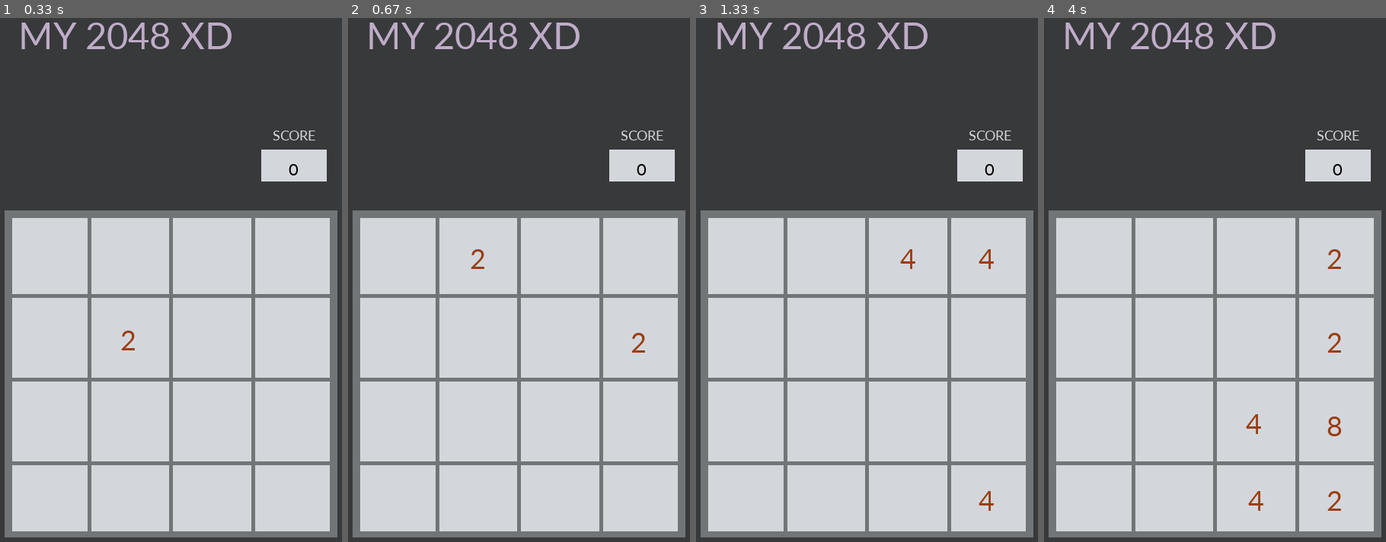
Above: before the commit, frames 1-4 (left to right).
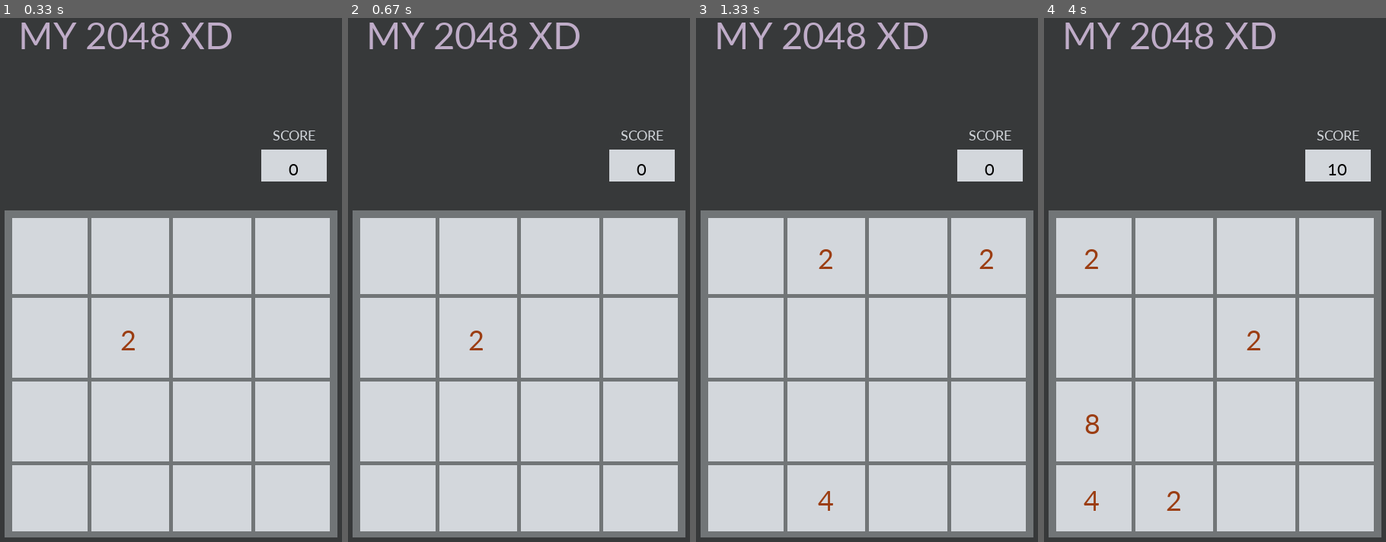
Above: after the commit, the same moments.

Repository: lewiechiu/My2048
Game: pygame game, started from My2048Demo.py
The game is run twice, just before and just after one commit, with the same random seed, the same clock (stepped at 60 frames per second) and the same inputs.
Inputs:
- Up to frame 1 (0.33 s): no input
- Up to frame 2 (0.67 s): hold Right from 0.33 s (still down)
- Up to frame 3 (1.33 s): release Right at 0.8 s; hold Up 0.83-1.13 s; hold Right from 1.17 s (still down)
- Up to frame 4 (4 s): release Right at 1.63 s; hold Left 1.67-2.2 s; hold Down 2.23-2.68 s; hold Left 2.72-3.37 s; hold Right from 3.8 s (still down)

Frame 1 is identical in both runs. In frame 2, 0.2% of the frame differs, in the area x 35-87%, y 44-64%; in frame 3, 0.3%; in frame 4, 0.8%, in the area x 11-89%, y 27-95%.

Commit message:
fixed score not updating as playing

Diff:
--- a/My2048Demo.py
+++ b/My2048Demo.py
@@ -1,13 +1,14 @@
-
+# -*- coding: utf-8 -*-
 import pygame, sys
 from pygame.locals import *
 import random
 import math
 import time
 import copy
-import multiprocessing
-
-LabelX = 0 #左上角的X座標
+
+
+LabelX = 0
+
 LabelY = 0 #左上角的Y座標
 
 #FrontEnd TODO
@@ -81,7 +82,7 @@
 				#insert back proper len
 				for times in range(4-len(self.matrix[row])):
 					self.matrix[row].append(0)
-			print(self.score)
+
 		if direction == "right":
 			for row in range(4):
 				#to remove 0s in the array
@@ -99,7 +100,7 @@
 				#insert back proper len
 				for times in range(4-len(self.matrix[row])):
 					self.matrix[row].insert(0,0)
-			print(self.score)
+
 		if direction == "up":
 			TempMatrix = [[],[],[],[]]
 
@@ -131,7 +132,7 @@
 			for row in range(4):
 				for col in range(4):
 					self.matrix[col][row*(-1)+3] = TempMatrix[row][col]
-			print(self.score)
+
 		if direction == "down":
 			TempMatrix = [[],[],[],[]]
 			for col in range(3,-1,-1):
@@ -161,12 +162,8 @@
 			for row in range(4):
 				for col in range(4):
 					self.matrix[col][row*(-1)+3] = TempMatrix[row][col]
-			#for row in range(4):
-			#	for col in range(len(TempMatrix[row])):
-			#		print(self.matrix[row][col], end=" ")
-			#	print()
-			#print("---------")
-			print(self.score)
+		X.score = self.score
+		print(self.score)
 	def randomSpawn(self):
 		# 如果想要一次有可能產生兩個數字，就把這段取消註解，還有適當的縮排
 		# numsToInsert = random.randint(1,2)
@@ -357,6 +354,10 @@
 
 ShowText("MY 2048 XD",My2048Position[0],My2048Position[1],My2048Size,HeaderTitleColor,(backGroundColor))
 
+def getReleased(key):
+	if pygame.key.get_pressed()[key] == False:
+		return True
+	return False
 
 pygame.display.update()
 
@@ -367,73 +368,48 @@
 f = open("out.txt","w")
 maxScore = 0
 
-def forsee(mat,depth,lim):
-
-	dep = copy.deepcopy(depth)
-	_limit = copy.deepcopy(lim)
-	tempr = copy.deepcopy(mat)
-	tempr.matrix = copy.deepcopy(mat.matrix)
-	templ = copy.deepcopy(mat)
-	templ.matrix = copy.deepcopy(mat.matrix)
-	tempu = copy.deepcopy(mat)
-	tempu.matrix = copy.deepcopy(mat.matrix)
-	tempd = copy.deepcopy(mat)
-	tempd.matrix = copy.deepcopy(mat.matrix)
-
-	templ.align("left")
-	tempr.align("right")
-	tempu.align("up")
-	tempd.align("down")
 
 
 while NotGameOver: # main game loop
 
 	for getevent in pygame.event.get():
 		pygame.event.pump()
-		FORSEE = False
+
 		keypress = False
-		if getevent.type == pygame.KEYDOWN and getevent.key == pygame.K_RETURN:
-
-			DIR = forsee(X,1,3)
-			FORSEE = True
-			if DIR == "l":
-				if(not X.checkMovable("l")):
-					X.align("left")
-					keypress = True
-			if DIR == "r":
-				if(not X.checkMovable("r")):
-					X.align("right")
-					keypress = True
-			if DIR == "u":
-				if(not X.checkMovable("u")):
-					X.align("up")
-					keypress = True
-			if DIR == "d":
-				if(not X.checkMovable("d")):
-					X.align("down")
-					keypress = True
+
 		if getevent.type==QUIT:
 			pygame.quit()
 			sys.exit()
 
-		if FORSEE == False:
-			if getevent.type == pygame.KEYDOWN and getevent.key == pygame.K_LEFT:
-				print("In left")
-				if(not X.checkMovable("l")):
-					X.align("left")
-					keypress = True
-			if getevent.type == pygame.KEYDOWN and getevent.key == pygame.K_RIGHT:
-				if(not X.checkMovable("r")):
-					X.align("right")
-					keypress = True
-			if getevent.type == pygame.KEYDOWN and getevent.key == pygame.K_UP:
-				if(not X.checkMovable("u")):
-					X.align("up")
-					keypress = True
-			if getevent.type == pygame.KEYDOWN and getevent.key == pygame.K_DOWN:
-				if(not X.checkMovable("d")):
-					X.align("down")
-					keypress = True
+
+		if getevent.type == pygame.KEYDOWN and getevent.key == pygame.K_LEFT:
+			if(not X.checkMovable("l")):
+				X.align("left")
+				keypress = True
+				while pygame.key.get_pressed()[pygame.K_LEFT]==1:
+					pygame.event.pump()
+					pass
+		if getevent.type == pygame.KEYDOWN and getevent.key == pygame.K_RIGHT:
+			if(not X.checkMovable("r")):
+				X.align("right")
+				keypress = True
+				while pygame.key.get_pressed()[pygame.K_RIGHT]==1:
+					pygame.event.pump()
+					pass
+		if getevent.type == pygame.KEYDOWN and getevent.key == pygame.K_UP:
+			if(not X.checkMovable("u")):
+				X.align("up")
+				keypress = True
+				while pygame.key.get_pressed()[pygame.K_UP]==1:
+					pygame.event.pump()
+					pass
+		if getevent.type == pygame.KEYDOWN and getevent.key == pygame.K_DOWN:
+			if(not X.checkMovable("d")):
+				X.align("down")
+				keypress = True
+				while pygame.key.get_pressed()[pygame.K_DOWN]==1:
+					pygame.event.pump()
+					pass
 		if(not X.checkGameOver()):
 			GameOver()
 			pygame.quit()
